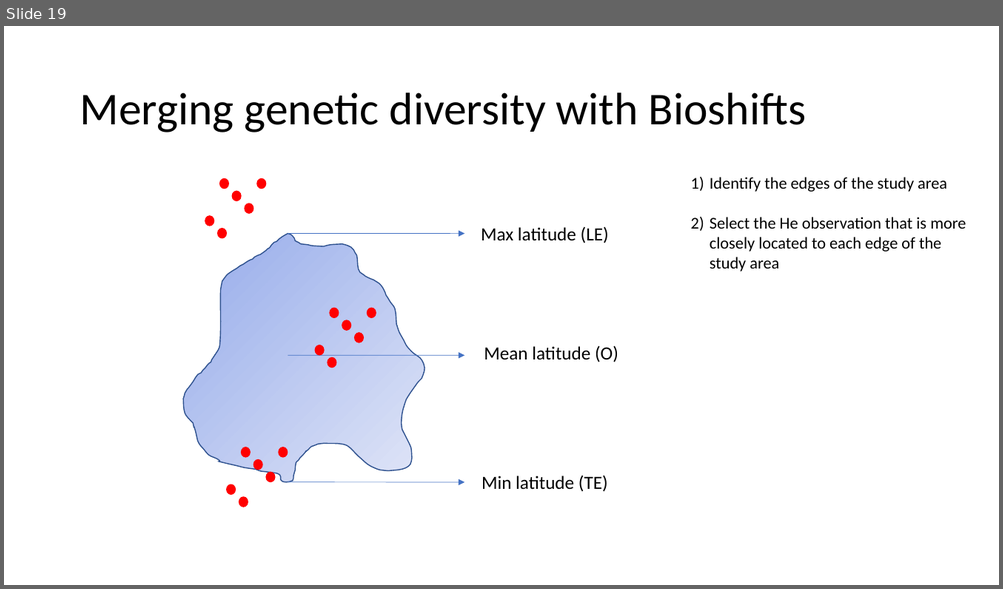
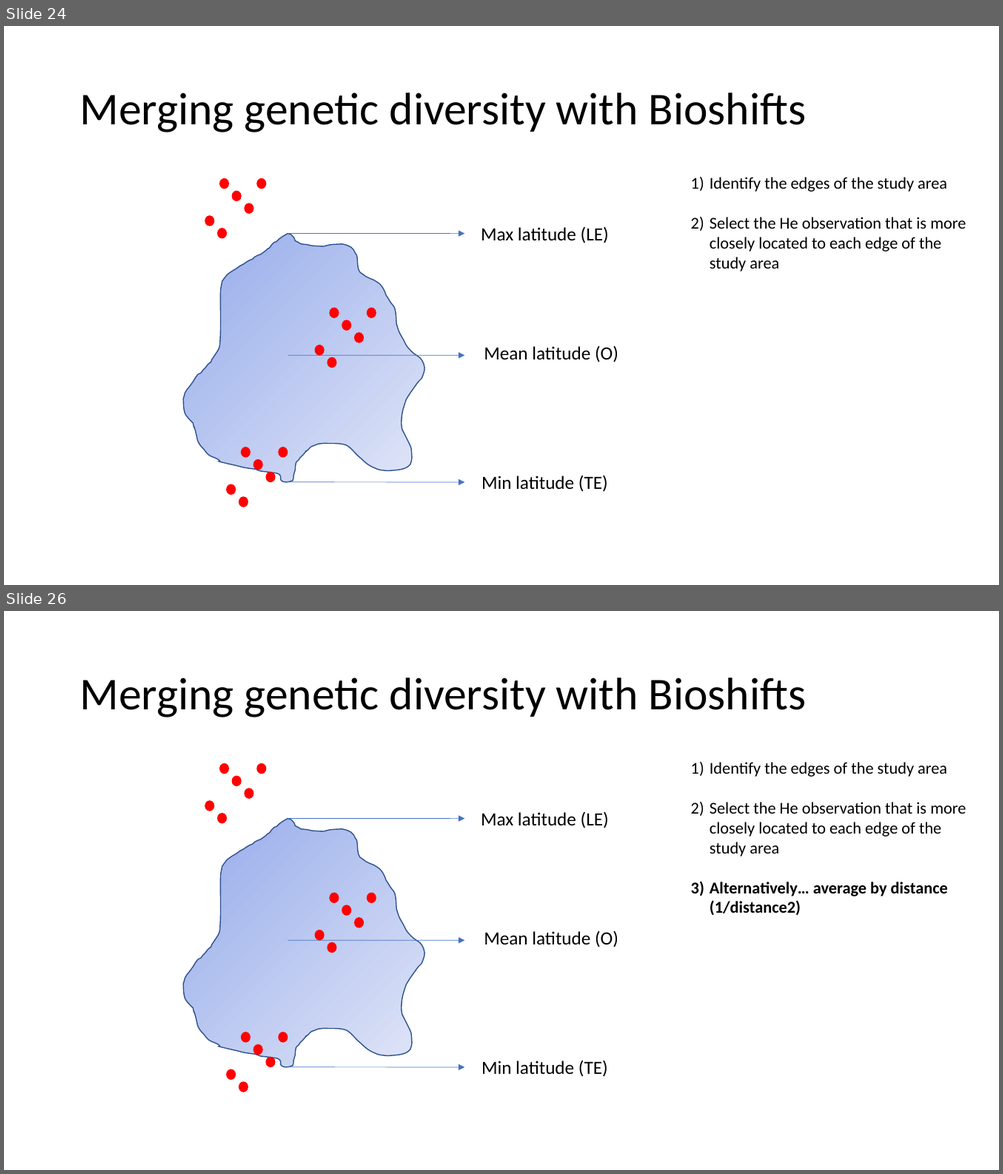
Before and after one commit to Bioshifts/genetic_diversity_range_shifts, a slide deck: Velocity_vs_rangeshift.ppt. Shown one above the other, each under a label of ours: slide 19 before the commit, slides 24 and 26 after it; the slides between them are not shown. The pictures are 1003x589 and 1003x1174 pixels, drawn with LibreOffice and Linux fonts; fonts in the diff are those of the drawing. Boxes give left, top, right and bottom in pixels: in the first picture for what was removed or moved away, otherwise in the second. Text is boxed around its words. In the diff, an @@ line names an element or a change of style, - is before the commit and + after.

```diff
--- a/Velocity_vs_rangeshift.ppt
+++ b/Velocity_vs_rangeshift.ppt
@@ slide 26 added at (4,611,999,1170), background #FFFFFF @@
@@ title added at (79,678,806,718), 44 pt, text #000000 @@
+Merging genetic diversity with Bioshifts
@@ group added at (205,763,267,823): 6 ellipses @@
@@ text added at (709,762,965,916), 16 pt, text #000000 @@
+1) Identify the edges of the study area
+2) Select the He observation that is more closely located to each edge of the study area
+3) Alternatively… average by distance (1/distance2)
@@ freeform shape added at (183,818,424,1068), fill gradient #95ABEA to #E0E5F7, outline #2F528F 0.99 pt @@
@@ arrow added from (287, 818) to (464, 818), #4472C4 0.51 pt @@
@@ text added at (481,812,609,829), 18 pt, text #000000 @@
+Max latitude (LE)
@@ group added at (314,893,376,952): 6 ellipses @@
@@ arrow added from (287, 940) to (464, 940), #4472C4 0.51 pt @@
@@ text added at (484,931,618,948), 18 pt, text #000000 @@
+Mean latitude (O)
@@ group added at (226,1032,287,1092): 6 ellipses @@
@@ arrow added from (287, 1068) to (464, 1068), #4472C4 0.51 pt @@
@@ text added at (481,1060,608,1077), 18 pt, text #000000 @@
+Min latitude (TE)
@@ what was slide 19 is now slide 24 @@
```
Also in this commit, not shown: 15 slides changed, 31 other slides added, 10 slides removed, 2 other files.
